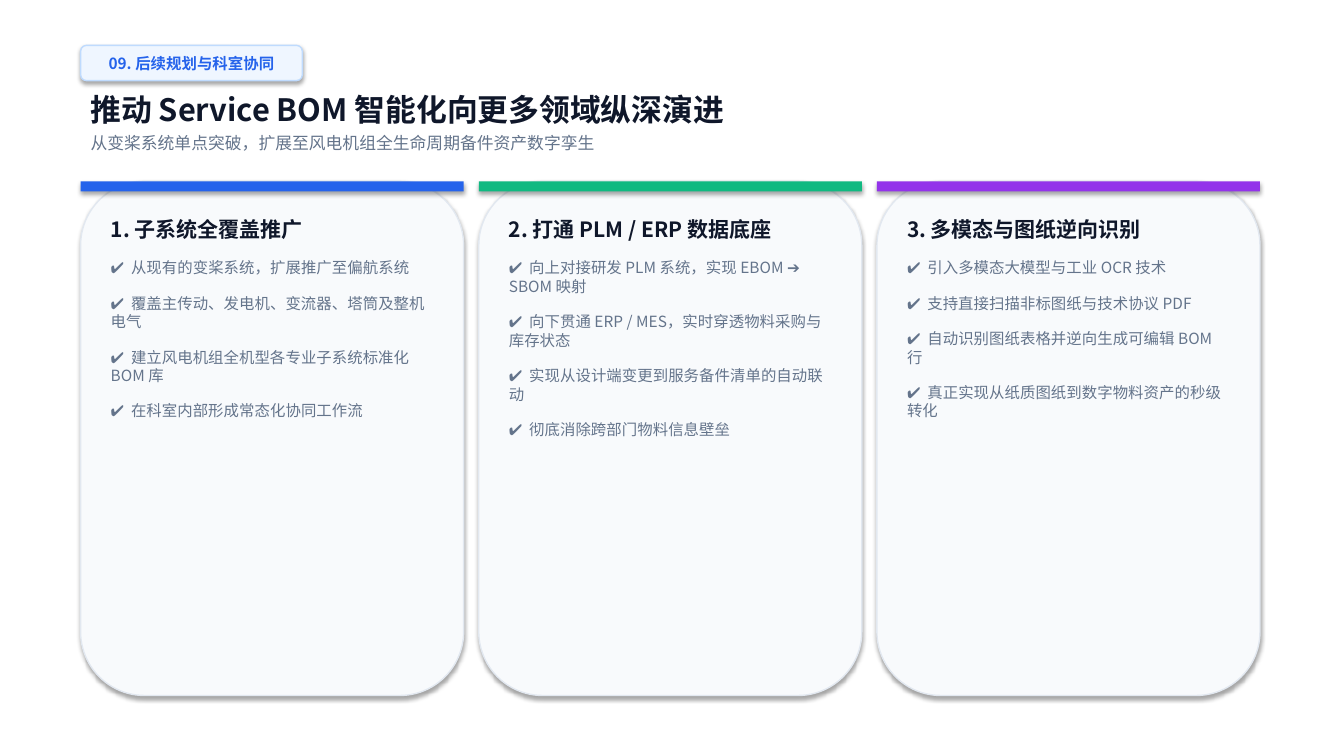
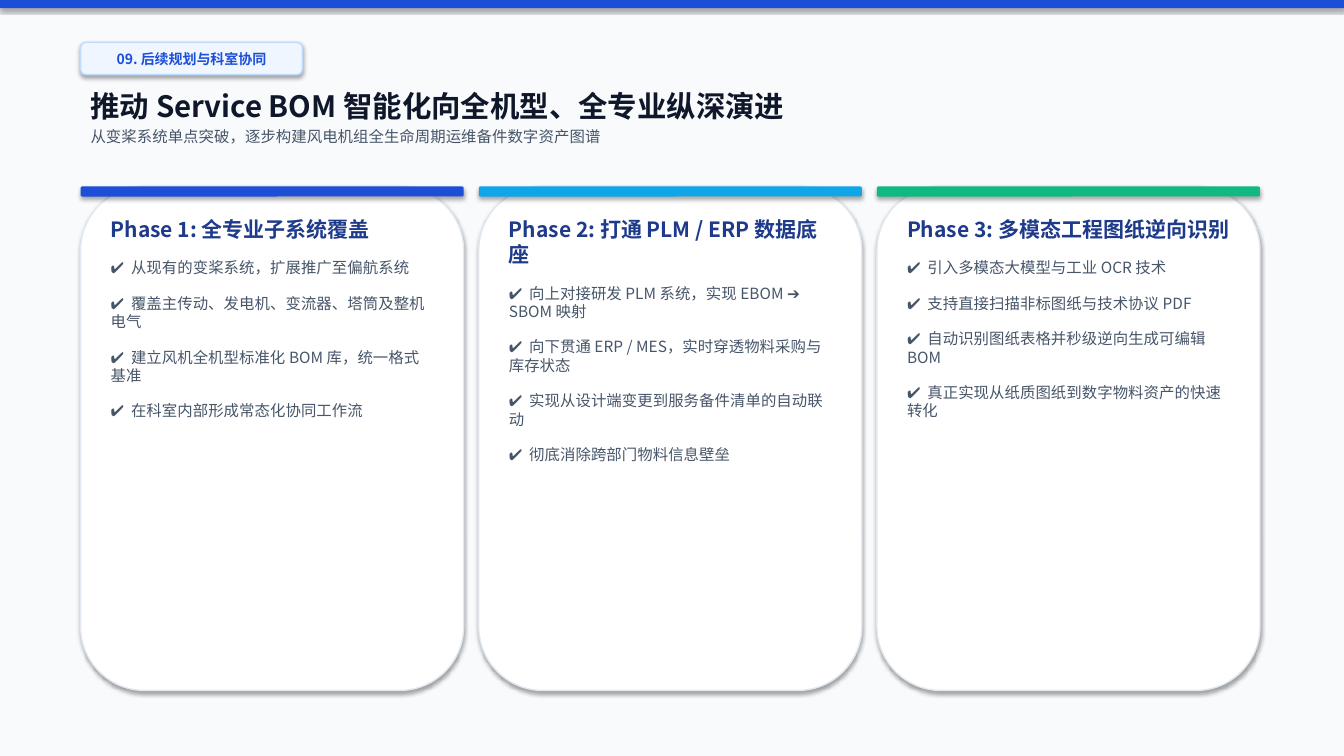
Before and after one commit to chdliulong-svg/SBOM, a slide deck: slide 10 of Service_BOM_AI应用案例分享.pptx. Drawn at 1344x756 pixels with LibreOffice and Linux fonts; fonts in the diff are those of the drawing. Boxes give left, top, right and bottom in pixels: in the first picture for what was removed or moved away, otherwise in the second. Text is boxed around its words. In the diff, an @@ line names an element or a change of style, - is before the commit and + after.

```diff
--- a/Service_BOM_AI应用案例分享.pptx
+++ b/Service_BOM_AI应用案例分享.pptx
@@ rectangle added at bbox=[0, 0, 1344, 756], fill #F8FAFC @@
@@ rectangle added at bbox=[0, 0, 1344, 8], fill #1D4ED8 @@
@@ rounded rectangle "09. 后续规划与科室协同": place and size @@
-rounded rectangle "09. 后续规划与科室协同" at bbox=[81, 45, 302, 81]
+rounded rectangle "09. 后续规划与科室协同" at bbox=[81, 42, 302, 75]
@@ rounded rectangle "09. 后续规划与科室协同" at bbox=[81, 42, 302, 75]: size 11 to 10 pt, text colour #2563EB to #1D4ED8 @@
@@ text at bbox=[91, 92, 784, 144]: text changed; size 12 to 11 pt; text colour #64748B to #475569 @@
-推动 Service BOM 智能化向更多领域纵深演进
-从变桨系统单点突破，扩展至风电机组全生命周期备件资产数字孪生
+推动 Service BOM 智能化向全机型、全专业纵深演进
+从变桨系统单点突破，逐步构建风电机组全生命周期运维备件数字资产图谱
@@ rounded rectangle: place and size @@
-rounded rectangle at bbox=[81, 181, 464, 696]
+rounded rectangle at bbox=[81, 187, 464, 691]
@@ rectangle removed at bbox=[81, 181, 464, 192] @@
@@ rounded rectangle added at bbox=[81, 187, 464, 197], fill #1D4ED8 @@
@@ rounded rectangle: place and size @@
-rounded rectangle at bbox=[479, 181, 862, 696]
+rounded rectangle at bbox=[479, 187, 862, 691]
@@ rectangle removed at bbox=[479, 181, 862, 192] @@
@@ rounded rectangle added at bbox=[479, 187, 862, 197], fill #0EA5E9 @@
@@ fill #F8FAFC to #FFFFFF in 3 elements at bbox=[81, 187, 464, 691], bbox=[479, 187, 862, 691], bbox=[877, 187, 1260, 691] @@
@@ rounded rectangle: place and size @@
-rounded rectangle at bbox=[877, 181, 1260, 696]
+rounded rectangle at bbox=[877, 187, 1260, 691]
@@ rectangle removed at bbox=[877, 181, 1260, 192] @@
@@ rounded rectangle added at bbox=[877, 187, 1260, 197], fill #10B981 @@
@@ text at bbox=[111, 219, 370, 239]: text changed; text colour #0F172A to #1E3A8A @@
-1. 子系统全覆盖推广
+Phase 1: 全专业子系统覆盖
@@ text at bbox=[509, 219, 818, 264]: text changed; text colour #0F172A to #1E3A8A @@
-2. 打通 PLM / ERP 数据底座
+Phase 2: 打通 PLM / ERP 数据底座
@@ text at bbox=[907, 219, 1229, 239]: text changed; text colour #0F172A to #1E3A8A @@
-3. 多模态与图纸逆向识别
+Phase 3: 多模态工程图纸逆向识别
@@ text at bbox=[111, 260, 425, 418]: text colour #64748B to #475569 in "✔ 从现有的变桨系统，扩展推广至偏航系统", "✔ 覆盖主传动、发电机、变流器、塔筒及整机电气", "✔ 在科室内部形成常态化协同工作流" @@
@@ text at bbox=[927, 260, 1192, 311]: text colour #64748B to #475569 in "✔ 引入多模态大模型与工业 OCR 技术", "✔ 支持直接扫描非标图纸与技术协议 PDF" @@
@@ text at bbox=[509, 286, 823, 462]: text colour #64748B to #475569 in "✔ 向上对接研发 PLM 系统，实现 EBOM ➔ SBOM ...", "✔ 向下贯通 ERP / MES，实时穿透物料采购与库存状态", "✔ 实现从设计端变更到服务备件清单的自动联动", "✔ 彻底消除跨部门物料信息壁垒" @@
@@ text at bbox=[111, 350, 420, 382]: text changed; text colour #64748B to #475569 @@
-✔ 建立风电机组全机型各专业子系统标准化 BOM 库
+✔ 建立风机全机型标准化 BOM 库，统一格式基准
@@ text at bbox=[907, 331, 1221, 417]: text changed; text colour #64748B to #475569 @@
-✔ 自动识别图纸表格并逆向生成可编辑 BOM 行
-✔ 真正实现从纸质图纸到数字物料资产的秒级转化
+✔ 自动识别图纸表格并秒级逆向生成可编辑 BOM
+✔ 真正实现从纸质图纸到数字物料资产的快速转化
```
Also in this commit, not shown: 9 other slides changed, 1 slide added, 1 slide removed, 2 other files.
